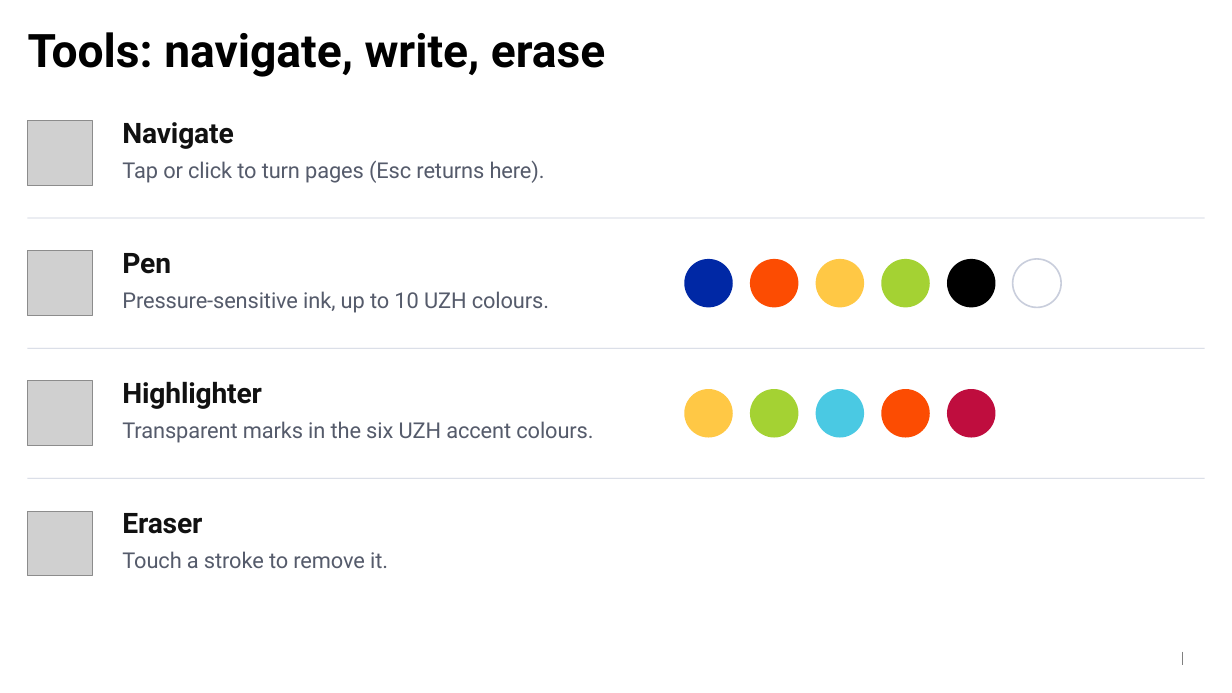
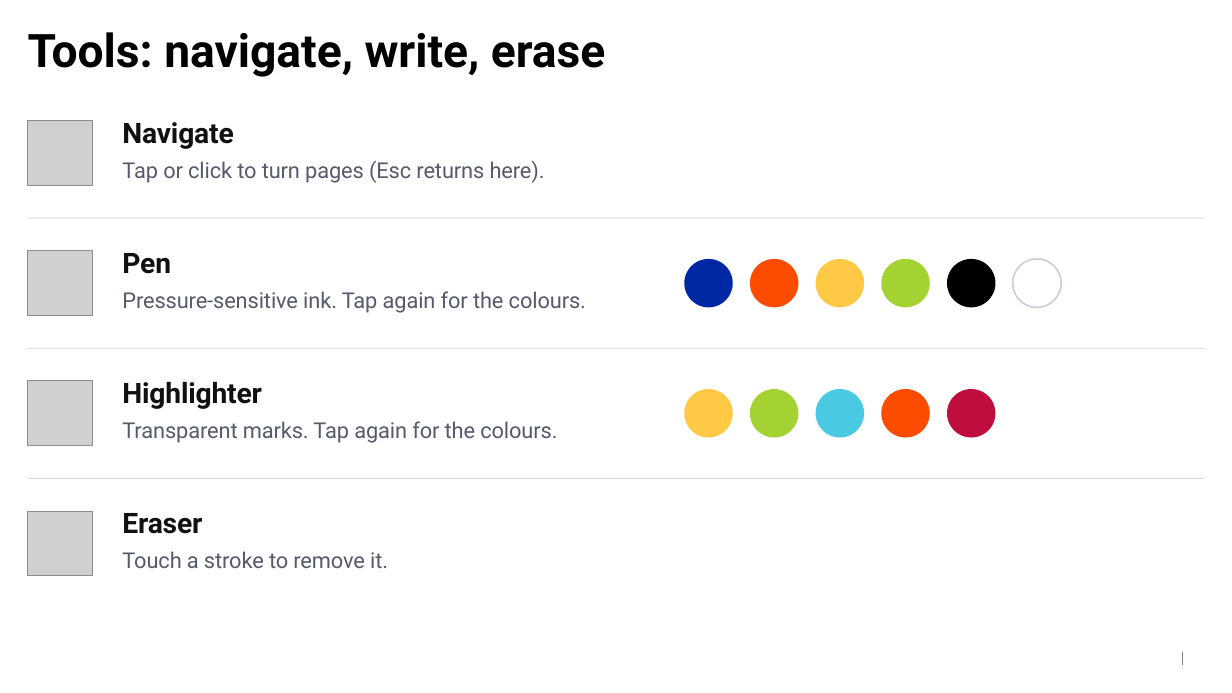
Before and after one commit to tessonec/bdlt-pdf-presenter, a slide deck: slide 8 of source/guide-deck-viewer.pptx. Drawn at 1232x693 pixels with LibreOffice and Linux fonts; fonts in the diff are those of the drawing; grey boxes stand for pictures; background and template pictures are left out. Boxes give left, top, right and bottom in pixels: in the first picture for what was removed or moved away, otherwise in the second. Text is boxed around its words. In the diff, an @@ line names an element or a change of style, - is before the commit and + after.

```diff
--- a/source/guide-deck-viewer.pptx
+++ b/source/guide-deck-viewer.pptx
@@ text at [122, 291, 586, 313]: text changed @@
-Pressure-sensitive ink, up to 10 UZH colours.
+Pressure-sensitive ink. Tap again for the colours.
@@ text at [122, 421, 557, 443]: text changed @@
-Transparent marks in the six UZH accent colours.
+Transparent marks. Tap again for the colours.
```
Also in this commit, not shown: 6 other files.
